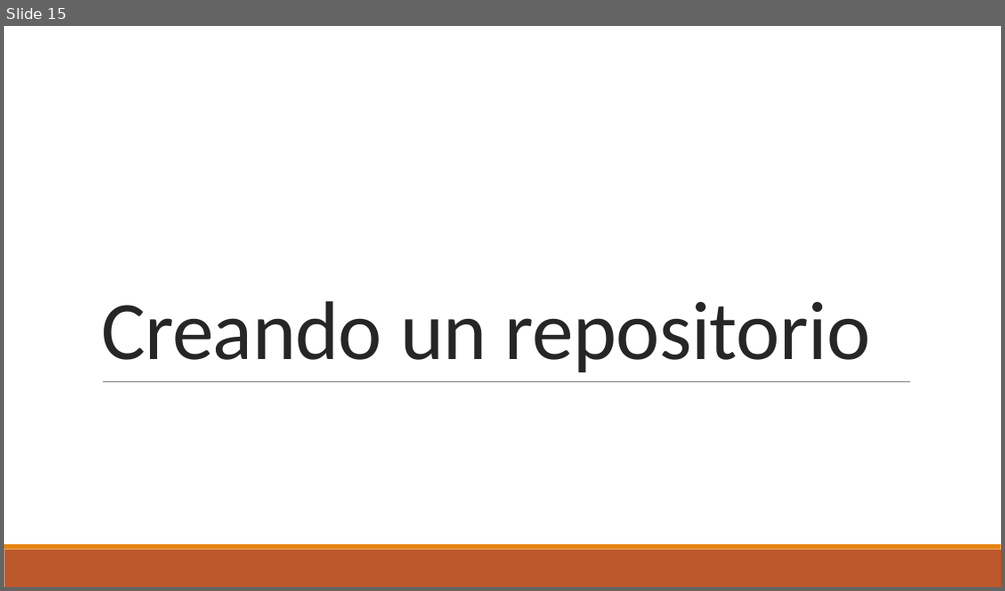
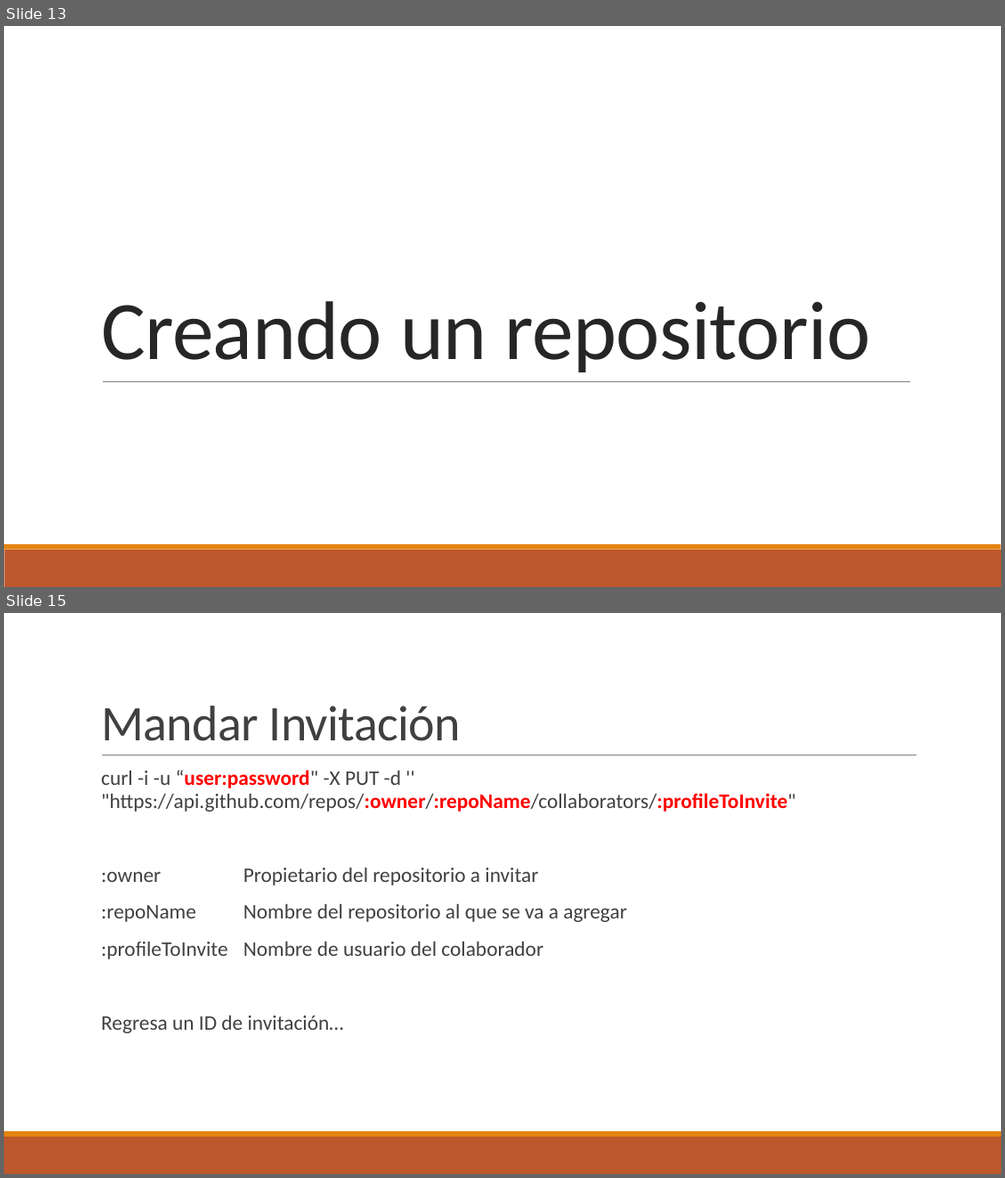
Before and after one commit to DuckHunter213/TutorialGit, a slide deck: Git.pptx. Shown one above the other, each under a label of ours: slide 15 before the commit, slides 13 and 15 after it; the slides between them are not shown. The pictures are 1005x591 and 1005x1178 pixels, drawn with LibreOffice and Linux fonts; fonts in the diff are those of the drawing; background and template pictures are left out. Boxes give left, top, right and bottom in pixels: in the first picture for what was removed or moved away, otherwise in the second. Text is boxed around its words. In the diff, an @@ line names an element or a change of style, - is before the commit and + after.

Commit message:
Cambios a la presentacion y agrega los comandos por medio de curl

```diff
--- a/Git.pptx
+++ b/Git.pptx
@@ slide 15 added at (4, 613, 1001, 1174), background #FFFFFF; not listed: 2 template elements that a slide beside it also shows @@
@@ title added at (101, 706, 461, 741), 48 pt, text #404040 @@
+Mandar Invitación
@@ text added at (101, 770, 796, 1033), 20 pt, text #404040 @@
+  curl -i -u “user:password" -X PUT -d '' "https://api.github.com/repos/:owner/:repoName/collaborators/:profileToInvite"
+  :owner Propietario del repositorio a invitar
+  :repoName Nombre del repositorio al que se va a agregar
+  :profileToInvite Nombre de usuario del colaborador
+  Regresa un ID de invitación…
@@ line added from (102, 755) to (917, 755), #808080 0.5 pt @@
@@ what was slide 15 is now slide 13 @@
```
Also in this commit, not shown: 2 slides changed, 6 other slides added, 6 slides removed, 1 other file.
